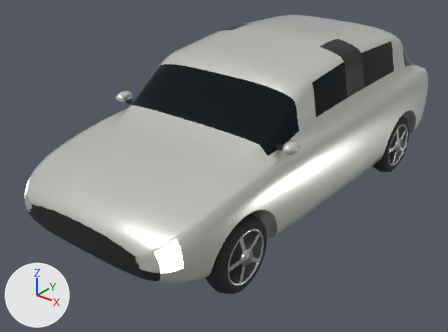
The glTF model public/models/blender/traffic_hatch.glb, before and after one commit.
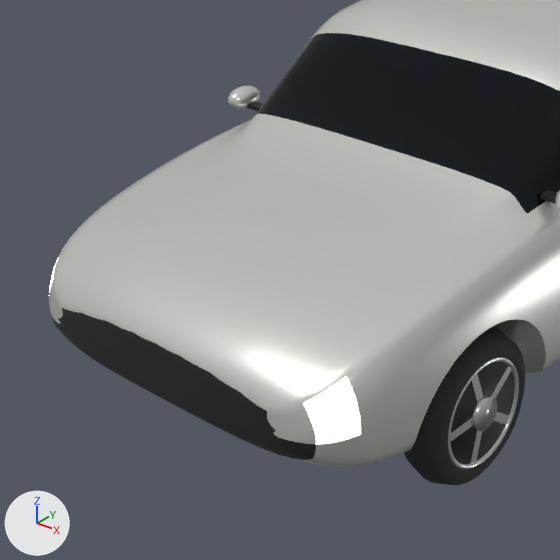
Each version appears first whole from a 50 mm camera at (3.08, -4.31, 2.86) aimed at (-0.11, -0.32, 0.39), and next in a close-up on the part from 0% to 64% of the width and 14% to 100% of the height. The axes (+X, +Y, +Z) are drawn at lower left. The lights are the same throughout. The older version's two pictures come first. Where no turn or scale is listed for an object, it has been applied to the vertices. Vertices at exactly the same position are counted once.

In view in the first close-up: 'Body', 'WheelMesh_Wheel_Front_L'.
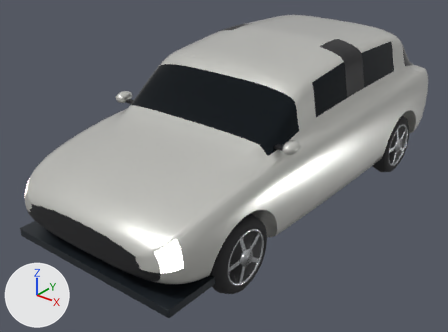
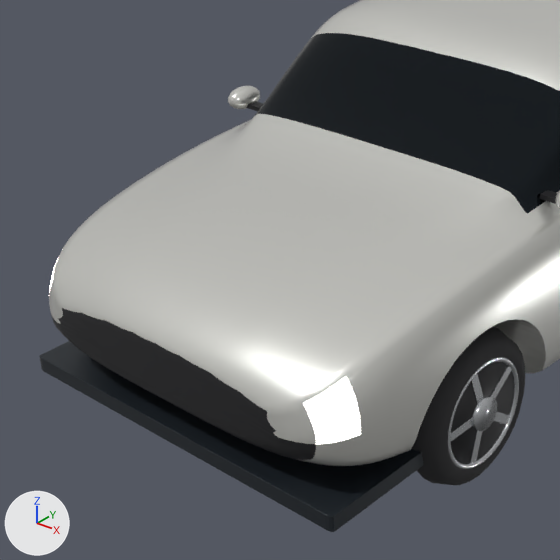
The change, as a list of edits to the scene's bpy script:
```text
Add mat_aero_carbon:
    mat_aero_carbon = principled_material('Aero_Carbon')
    mat_aero_carbon.base_color = (0.018, 0.024, 0.031)  # dark grey #242b31
    mat_aero_carbon.metallic = 0.32
    mat_aero_carbon.roughness = 0.34
Change me_body:
    used by ob_body; location = (0.0, 0.0, 0.0)
    remove me_body.from_pydata(...)  # 4956 vertices, 9876 faces; spans x -0.94..0.93, y -2.06..2.05, z 0.21..1.5
    add me_body.from_pydata(...)  # 5916 vertices, 11756 faces; spans x -0.94..0.93, y -2.06..2.05, z 0.21..1.5
    me_body part 1: the loose piece of 96 vertices spanning x 0.75..0.87, y -0.81..-0.76, z 0.98..1.0 is copied, and the copy is scaled about its middle by (13.3, 9.54, 3.23), then moved by (-0.81, -1.02, -0.74), in mat_aero_carbon (dark grey #242b31); it spans x -0.81..0.81, y -2.04..-1.56, z 0.22..0.28
    other edits to the shape of me_body do not show in these pictures
    add me_body.materials.append(mat_aero_carbon)  # dark grey #242b31
```

Where the change shows, as pixel boxes (x1, y1, x2, y2) in the close-ups (560 x 560 px):
'Body', reshaped
    before: (49, 0, 560, 466)
    after: (39, 0, 560, 532)
part 1 of me_body, added
    after: (39, 341, 423, 532)
